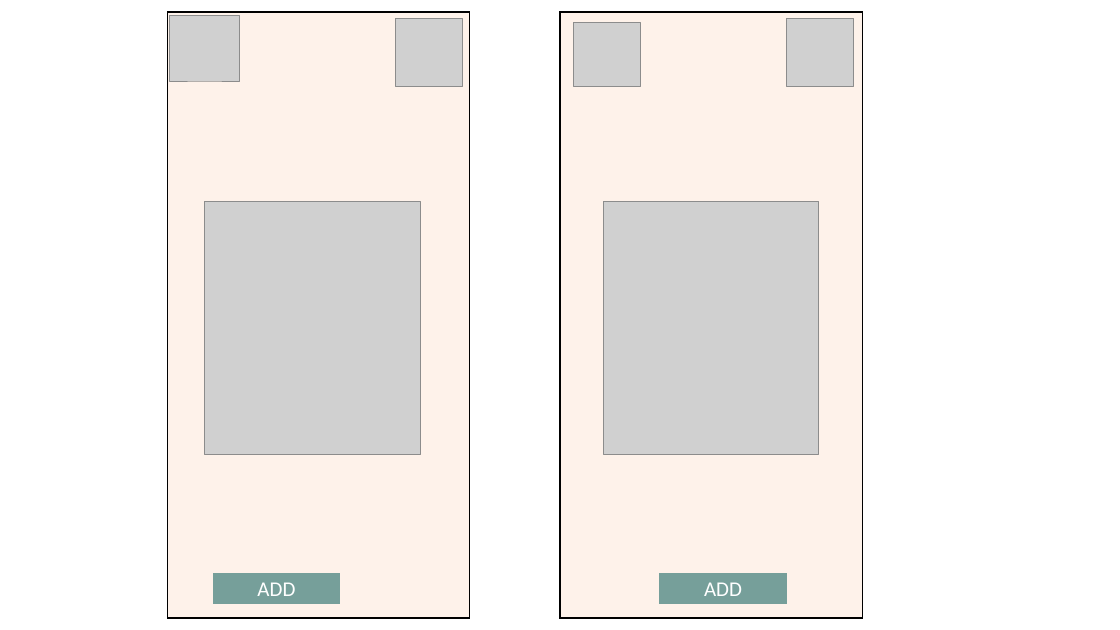
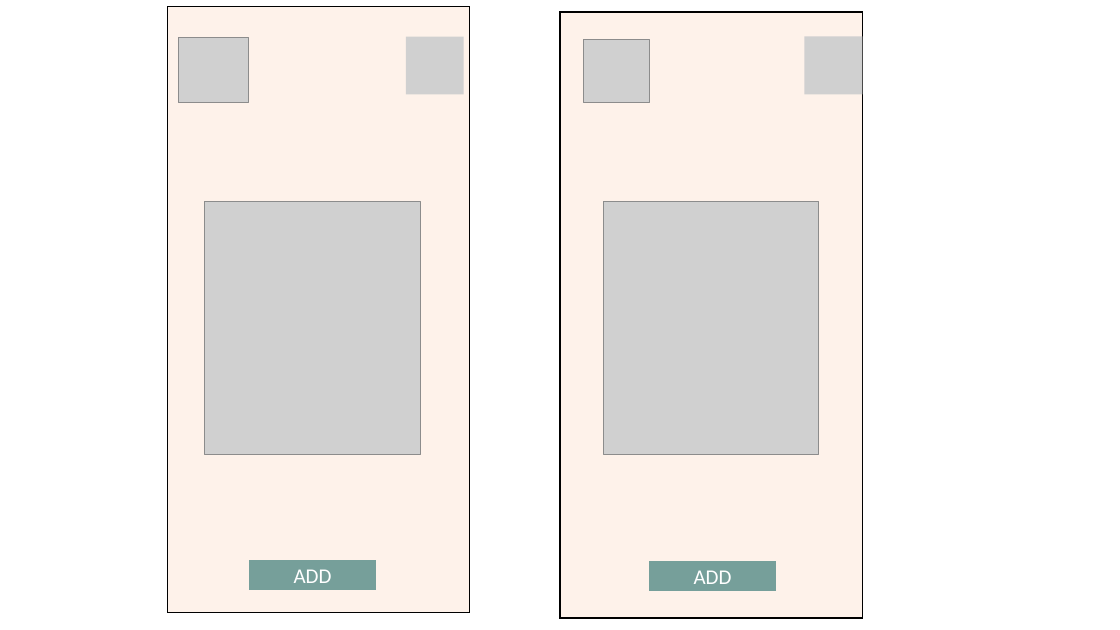
Before and after one commit to bontsdivina/CC107_Sat7301230Group1, a slide deck: slide 6 of Group1_PROJECT/DOCUMENTATION/DESIGN.pptx. Drawn at 1120x630 pixels with LibreOffice and Linux fonts; fonts in the diff are those of the drawing; grey boxes stand for pictures. Boxes give left, top, right and bottom in pixels: in the first picture for what was removed or moved away, otherwise in the second. Text is boxed around its words. In the diff, an @@ line names an element or a change of style, - is before the commit and + after.

```diff
--- a/Group1_PROJECT/DOCUMENTATION/DESIGN.pptx
+++ b/Group1_PROJECT/DOCUMENTATION/DESIGN.pptx
@@ rectangle: place and size @@
-rectangle at (167, 12, 470, 618)
+rectangle at (167, 7, 470, 613)
@@ picture removed at (786, 18, 854, 86) @@
@@ picture: place and size @@
-picture at (170, 15, 240, 81)
+picture at (178, 37, 249, 103)
@@ picture: place and size @@
-picture at (395, 18, 462, 86)
+picture at (406, 37, 464, 95)
@@ picture: place and size @@
-picture at (574, 23, 640, 86)
+picture at (583, 39, 649, 103)
@@ picture added at (805, 36, 863, 94) @@
@@ rectangle "ADD": place and size @@
-rectangle "ADD" at (213, 574, 339, 603)
+rectangle "ADD" at (250, 560, 376, 590)
@@ rectangle "ADD": place and size @@
-rectangle "ADD" at (660, 574, 786, 603)
+rectangle "ADD" at (649, 561, 776, 591)
```
Also in this commit, not shown: 2 other slides changed, 1 slide added, 3 slides removed.
